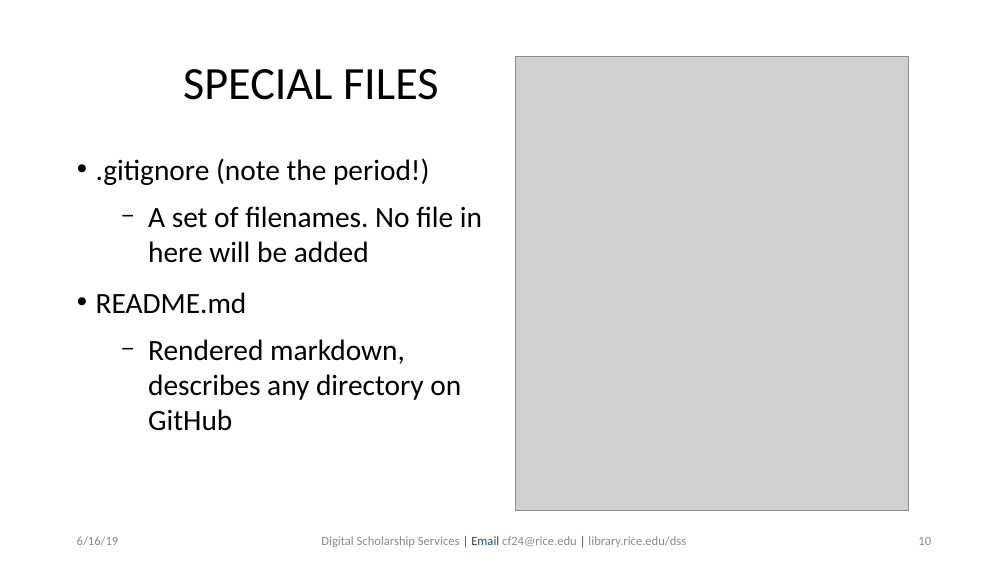
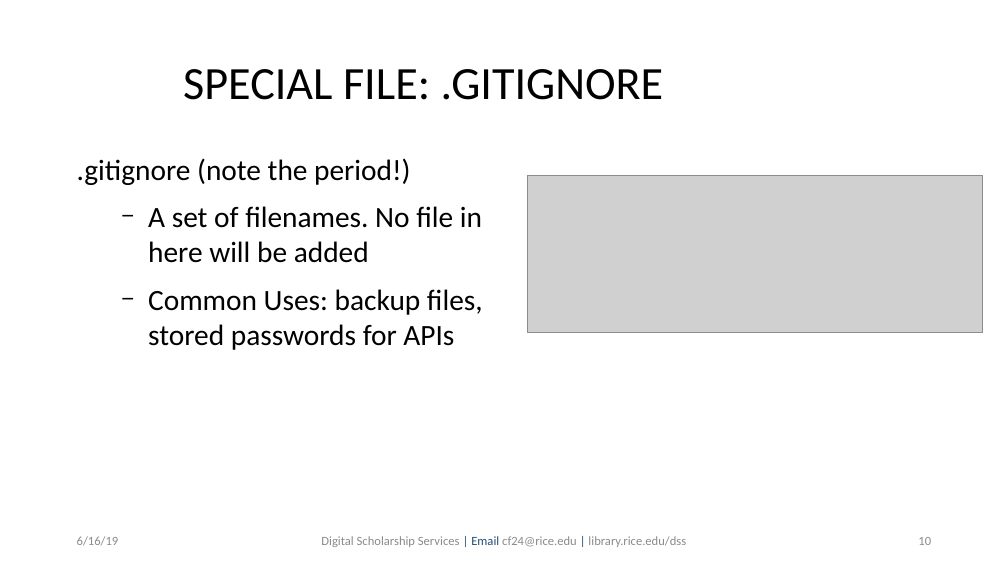
Before and after one commit to bakitybacon/rice-data-and-donuts, a slide deck: slide 10 of github/Introduction to Git & GitHub.pptx. Drawn at 1008x567 pixels with LibreOffice and Linux fonts; fonts in the diff are those of the drawing; grey boxes stand for pictures; background and template pictures are left out. Boxes give left, top, right and bottom in pixels: in the first picture for what was removed or moved away, otherwise in the second. Text is boxed around its words. In the diff, an @@ line names an element or a change of style, - is before the commit and + after.

Commit message:
gitignore & readme

```diff
--- a/github/Introduction to Git & GitHub.pptx
+++ b/github/Introduction to Git & GitHub.pptx
@@ picture removed at (516, 56, 908, 510) @@
@@ text at (183, 69, 664, 100): text changed @@
-SPECIAL FILES
+SPECIAL FILE: .GITIGNORE
@@ text at (77, 158, 410, 185): bullet • to none @@
@@ picture added at (528, 176, 983, 333) @@
@@ text at (148, 289, 483, 350): text changed @@
-• README.md
-  − Rendered markdown, describes any directory on GitHub
+  − Common Uses: backup files, stored passwords for APIs
```
Also in this commit, not shown: 1 slide added, 1 other file.
